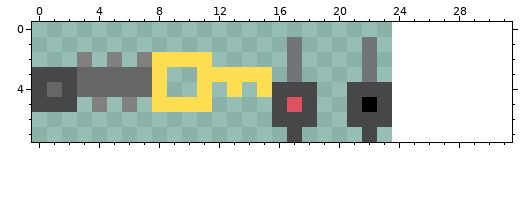
Two states of a pixel-art sprite, assets/gfx/collectables.png. This is how it looked before the edit.
The file is 24x8 pixels. The old version is drawn lined up with the new one, on the new canvas.
After:
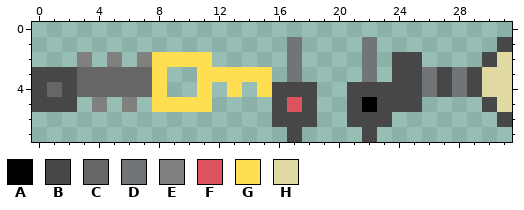
Palette (. is transparent): A #000000  B #474747  C #666666  D #717578  E #80807f  F #dc535f  G #ffdf51  H #e0d9a1
Changes in this commit:
canvas 24x8 -> 32x8
y 1: x 31 . -> B
y 2: x 24..25 .. -> BB; x 30..31 .. -> BH
y 3..4: x 24..31 ........ -> BBDBDBHH
y 5: x 24..25 .. -> BB; x 30..31 .. -> BH
y 6: x 31 . -> B
Where, in picture pixels (left, top, right, bottom), the same in both pictures:
added: (392, 37, 512, 127)
